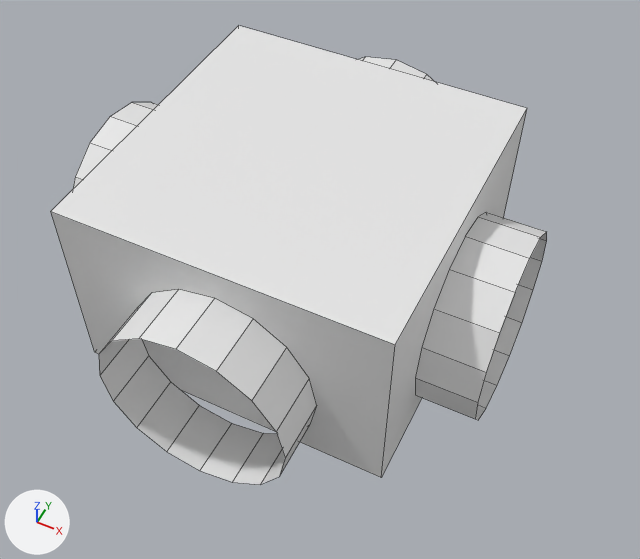
The OBJ model src/main/resources/assets/renewables/models/abc_conductor_run/cross.obj: old version first, new version second.
Rendered twice from a camera (50 mm lens) standing at (0.716, -0.907, 0.539) and looking at (0.52, -0.514, 0.047). The lights are fixed; the arrows at lower left show +X, +Y and +Z. The older version comes first. Mesh edges are drawn as thin lines. Where no turn or scale is listed for an object, it has been applied to the vertices.

In view in the first picture: 'clamp'.
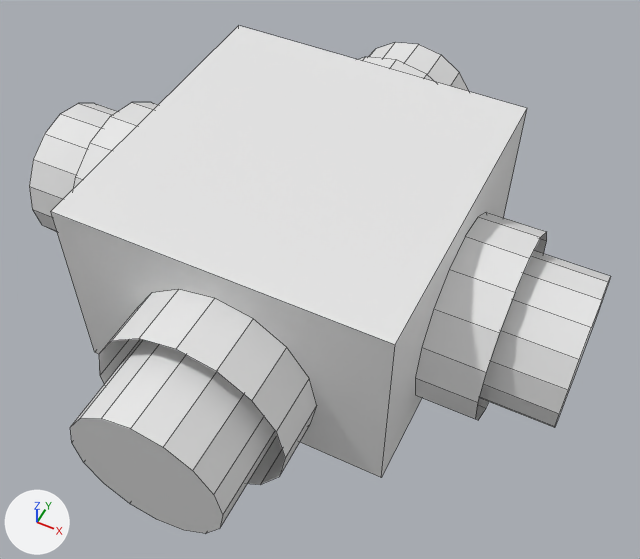
The change in detail:
Material 'conductor' (mat_conductor) is new.
Its base color is (0.8, 0.8, 0.8) (white #e7e7e7).
Mesh me_conductor is new.
It consists of a 16-sided cylinder along y spanning x 0.445..0.555, y -0.419..-0.288, z 0.0..0.11; a 16-sided cylinder along x spanning x 0.581..0.712, y -0.555..-0.445, z 0.0..0.11; a 16-sided cylinder along y spanning x 0.445..0.555, y -0.712..-0.581, z 0.0..0.11; a 16-sided cylinder along x spanning x 0.288..0.419, y -0.555..-0.445, z 0.0..0.11.
It uses material mat_conductor (its picture is missing).
Object 'conductor' (ob_conductor) is new; it shows me_conductor.
Its location is (0.0, 0.0, 0.0).

Changed parts and their boxes [x1, y1, x2, y2] in the pictures (640 x 559 px):
'conductor', added
    after: [29, 42, 611, 533]
